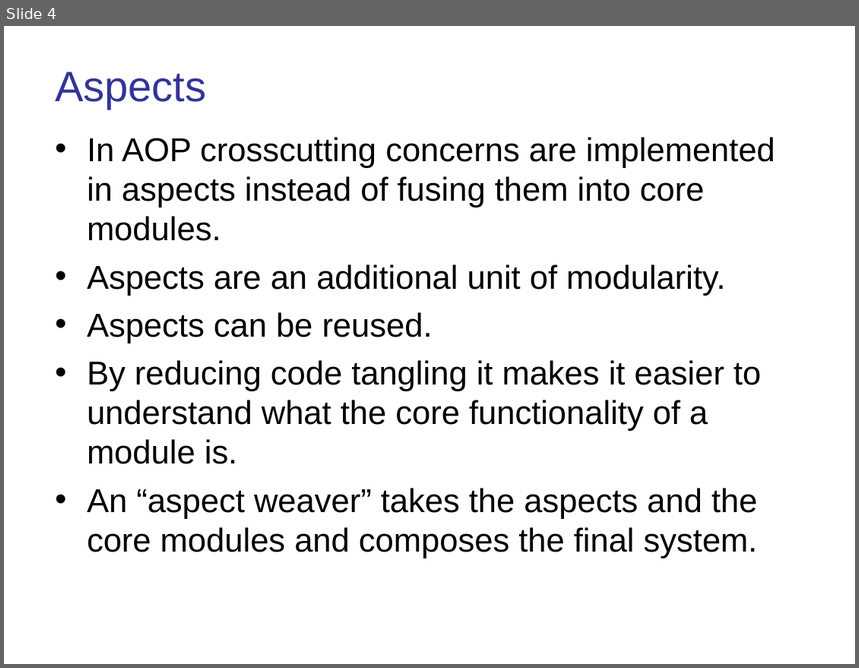
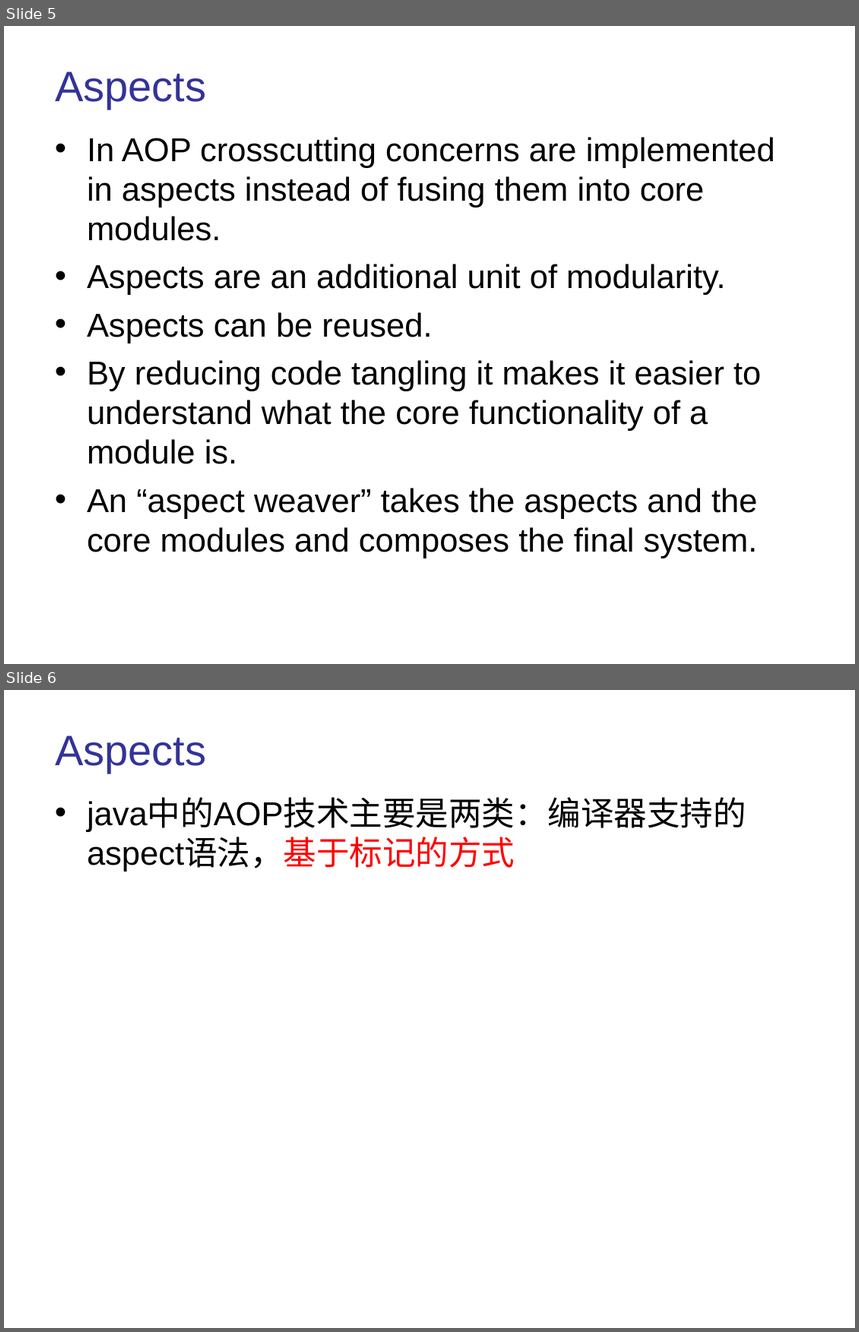
Before and after one commit to baiyuqi/course-space, a slide deck: document/讲义（ppt）/面向切面编程.ppt. Shown one above the other, each under a label of ours: slide 4 before the commit, slides 5 and 6 after it. The pictures are 859x668 and 859x1332 pixels, drawn with LibreOffice and Linux fonts; fonts in the diff are those of the drawing. Boxes give left, top, right and bottom in pixels: in the first picture for what was removed or moved away, otherwise in the second. Text is boxed around its words. In the diff, an @@ line names an element or a change of style, - is before the commit and + after.

```diff
--- a/document/讲义（ppt）/面向切面编程.ppt
+++ b/document/讲义（ppt）/面向切面编程.ppt
@@ slide 6 added at (x1=4, y1=690, x2=855, y2=1328), background #FFFFFF @@
@@ title added at (x1=47, y1=716, x2=813, y2=781), outline #FFFFFF 0.74 pt, 36 pt, text #333399 @@
+Aspects
@@ text added at (x1=87, y1=799, x2=747, y2=872), 28 pt, text #000000 @@
+• java中的AOP技术主要是两类：编译器支持的aspect语法，基于标记的方式
@@ what was slide 4 is now slide 5 @@
```
Also in this commit, not shown: 21 slides changed, 2 other slides added, 26 other files.
